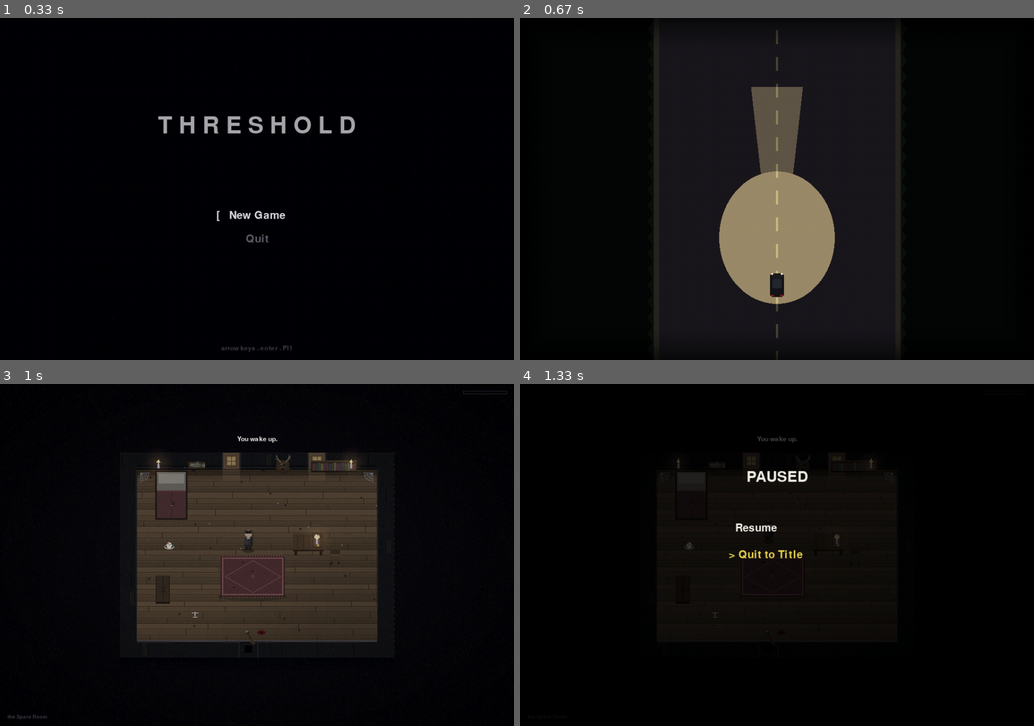
Above: before the commit, frames 1-4 (two rows, left to right).
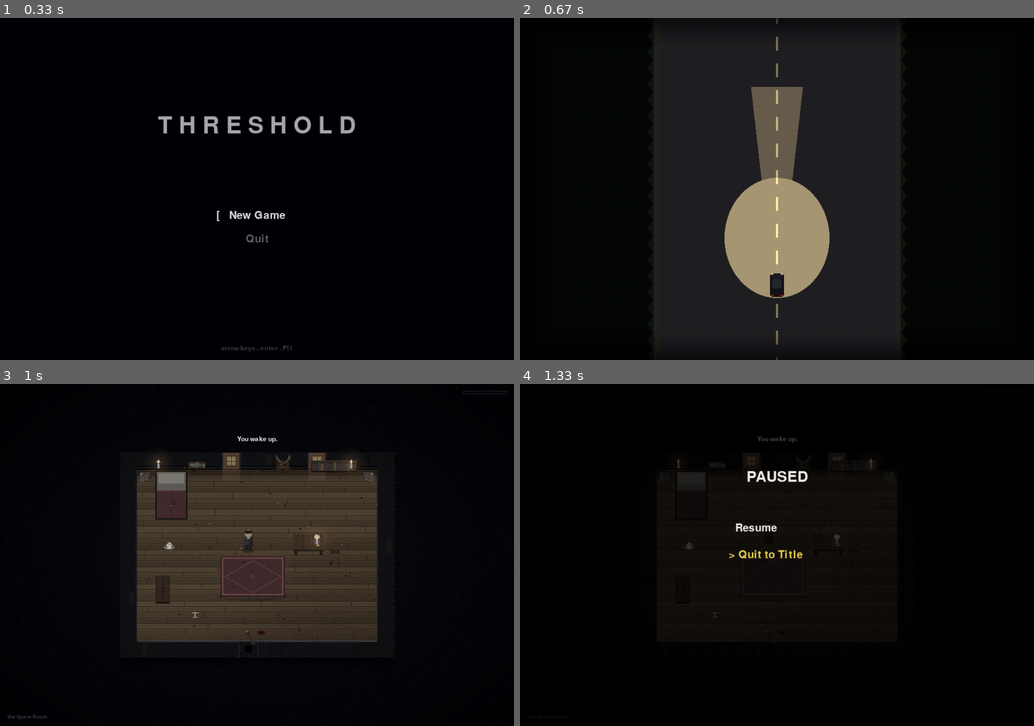
Above: after the commit, the same moments.

Repository: AV-ASU/Threshold
Game: pygame game, started from main.py
The game is run twice, just before and just after one commit, with the same random seed, the same clock (stepped at 60 frames per second) and the same inputs.
Inputs:
- Up to frame 1 (0.33 s): no input
- Up to frame 2 (0.67 s): tap Enter at 0.33 s
- Up to frame 3 (1 s): hold Esc from 0.67 s (still down); hold Up from 0.67 s (still down)
- Up to frame 4 (1.33 s): release Esc at 1.13 s; release Up at 1.13 s; hold Esc from 1.22 s (still down); hold Up from 1.22 s (still down)

Frame 1 is identical in both runs. In frame 2, 1.5% of the frame differs, in the area x 38-62%, y 0-100%; in frame 3, nothing differs; in frame 4, nothing differs.

Commit message:
Opening slice 2: stalls, tap-to-restart, the fatal stall, light dies
The drive is now a phase machine (roll/stall/dead): it rolls, the engine
stalls a couple of times -- you tap to restart and it lurches back on --
then the fatal stall at the journey's end won't catch, and it's dead
(holds, then hands off to the bedroom). Speed eases, so the car coasts
and lurches rather than snapping. The headlights are the only light for
miles, so the WHOLE scene dims as the engine stalls and gutters to
near-black when it dies -- the car's own headlights die with it; the
taillights (battery) stay. Tap-to-restart and ESC-skip share the input.

https://claude.ai/code/session_01VycMERZS1UeUMS2GbJZYnH

Diff:
--- a/systems/game.py
+++ b/systems/game.py
@@ -209,8 +209,11 @@
 # "opening"): the PI's car rolling into Brimley at night, hours from anyone
 # in the northern dark, until the engine dies at the Arcadia Lodge. ESC skips
 # it silently, with no on-screen tell.
-OPENING_DUR = 7.0             # slice 1: fixed auto-drive before the hand-off
 OPENING_SCROLL_SPEED = 220.0  # px/sec the road scrolls -- the sense of speed
+OPENING_ROLL_DUR = 2.6        # seconds rolling between stalls
+OPENING_STALL_TIMEOUT = 4.5   # auto-restart if the player never taps (no softlock)
+OPENING_DEAD_HOLD = 3.0       # the final dead beat before the hand-off
+OPENING_STALLS = 2            # normal stalls; the one after is the fatal one
 
 # 80% combined-darkness cap. Full-screen black overlays
 # (visibility dip, apex wash, hide wash, YK vignette) decrement
@@ -260,6 +263,10 @@
         self.state = "title"   # title, opening, playing, paused, transition
         self._opening_t = 0.0
         self._opening_scroll = 0.0
+        self._opening_speed = 0.0
+        self._opening_phase = "roll"
+        self._opening_phase_t = 0.0
+        self._opening_stalls_left = OPENING_STALLS
         # Title-screen ambient: the wind drone, no melody. The title
         # is meant to feel cold and unresolved -- if the player hesitates
         # on the menu, all they hear is the same wind that lives in the
@@ -2420,80 +2427,131 @@
         the player silently skips it (ESC)."""
         self._opening_t = 0.0
         self._opening_scroll = 0.0
+        self._opening_speed = 0.0
+        self._opening_phase = "roll"          # roll | stall | dead
+        self._opening_phase_t = 0.0
+        self._opening_stalls_left = OPENING_STALLS
         self.state = "opening"
 
     def _tick_opening(self, dt):
         self._opening_t += dt
-        self._opening_scroll += OPENING_SCROLL_SPEED * dt
-        if self._opening_t >= OPENING_DUR:
-            self._end_opening()
+        self._opening_phase_t += dt
+        ph = self._opening_phase
+        # Speed eases toward full while rolling, toward 0 while stalled -- the
+        # car coasts to a stop and lurches back up rather than snapping.
+        target = OPENING_SCROLL_SPEED if ph == "roll" else 0.0
+        self._opening_speed += (target - self._opening_speed) * min(1.0, dt * 4.0)
+        self._opening_scroll += self._opening_speed * dt
+        if ph == "roll":
+            if self._opening_phase_t >= OPENING_ROLL_DUR:
+                self._opening_phase = "stall"
+                self._opening_phase_t = 0.0
+                self.audio.play("bump", 0.4)
+        elif ph == "stall":
+            if self._opening_phase_t >= OPENING_STALL_TIMEOUT:
+                self._opening_restart()        # don't softlock if they wait
+        elif ph == "dead":
+            if self._opening_phase_t >= OPENING_DEAD_HOLD:
+                self._end_opening()
+
+    def _opening_restart(self):
+        """A stall resolves: the engine catches and lurches on -- or, on the
+        fatal stall at the Lodge (no stalls left), it won't, and it's dead."""
+        if self._opening_phase != "stall":
+            return
+        if self._opening_stalls_left > 0:
+            self._opening_stalls_left -= 1
+            self._opening_phase = "roll"
+            self._opening_phase_t = 0.0
+            self._opening_speed = OPENING_SCROLL_SPEED * 0.7   # the lurch
+            self.audio.play("door_close", 0.4)
+        else:
+            self._opening_phase = "dead"
+            self._opening_phase_t = 0.0
+            self.audio.play("bump", 0.5)
 
     def _end_opening(self):
         """Hand the cold open off to the real start (reset, player, the
         bedroom wake). Called on completion or a silent ESC skip."""
         self._start_play()
 
-    def _draw_car(self, s, cx, cy):
-        """Top-down car, facing up the road (forward)."""
+    def _draw_car(self, s, cx, cy, light=1.0):
+        """Top-down car, facing up the road (forward). `light` dims the
+        headlights with the engine; the taillights stay (battery)."""
         body = pygame.Rect(cx - 13, cy - 22, 26, 44)
         pygame.draw.rect(s, (22, 20, 26), body, border_radius=5)
         pygame.draw.rect(s, (10, 9, 12), body, 1, border_radius=5)
         pygame.draw.rect(s, (30, 28, 34), (cx - 11, cy - 21, 22, 8), border_radius=2)
         pygame.draw.rect(s, (38, 40, 48), (cx - 9, cy - 12, 18, 18), border_radius=3)
-        pygame.draw.circle(s, (235, 228, 190), (cx - 9, cy - 21), 2)   # headlights
-        pygame.draw.circle(s, (235, 228, 190), (cx + 9, cy - 21), 2)
+        hl = (int(235 * light), int(228 * light), int(190 * light))
+        pygame.draw.circle(s, hl, (cx - 9, cy - 21), 2)                # headlights
+        pygame.draw.circle(s, hl, (cx + 9, cy - 21), 2)
         pygame.draw.rect(s, (140, 30, 24), (cx - 11, cy + 18, 5, 3))   # taillights
         pygame.draw.rect(s, (140, 30, 24), (cx + 6, cy + 18, 5, 3))
 
     def _draw_opening(self):
         """The night drive: a dark northern road scrolling past, pine walls
-        either side, the headlights reaching ahead, the car at the wheel.
-        Hours from anyone -- no other lights, no other cars."""
+        either side, the car at the wheel. The HEADLIGHTS are the only light
+        for miles -- so the whole scene is lit by them, and dims as the engine
+        stalls, guttering to near-black when it finally dies."""
         s = self.screen
         W, H = s.get_size()
-        s.fill((8, 9, 14))
         scroll = self._opening_scroll
+        spd = getattr(self, "_opening_speed", OPENING_SCROLL_SPEED)
+        sp_frac = max(0.0, min(1.0, spd / OPENING_SCROLL_SPEED))
+        ph = getattr(self, "_opening_phase", "roll")
+        # Headlight strength drives the whole scene's brightness.
+        light = 0.30 + 0.70 * sp_frac
+        if ph == "dead":
+            light = 0.08 + 0.10 * abs(math.sin(self._opening_t * 9.0))
+
+        def L(c):
+            return (int(c[0] * light), int(c[1] * light), int(c[2] * light))
+        s.fill(L((10, 11, 16)))
+        cx = W // 2
+        cy = int(H * 0.78) + int(math.sin(self._opening_t * 5.0) * 1.5 * sp_frac)
         road_w = int(W * 0.46)
-        rx0 = W // 2 - road_w // 2
-        # Dark pine walls flanking the road (remote, boreal, near-black).
+        rx0 = cx - road_w // 2
+        # Pine walls -- beyond the headlights, barely there even when lit.
         pygame.draw.rect(s, (6, 8, 7), (0, 0, rx0 - 10, H))
         pygame.draw.rect(s, (6, 8, 7), (rx0 + road_w + 10, 0, W - (rx0 + road_w + 10), H))
-        # Jagged pine tips along the inner edges, scrolling for parallax.
         toff = int(scroll * 0.6) % 36
+        tip = L((20, 26, 21))
         for side, ix in ((0, rx0 - 10), (1, rx0 + road_w + 10)):
             ty = -36 + toff
             while ty < H:
                 pts = ([(ix, ty), (ix - 11, ty + 18), (ix, ty + 36)] if side == 0
                        else [(ix, ty), (ix + 11, ty + 18), (ix, ty + 36)])
-                pygame.draw.polygon(s, (12, 16, 13), pts)
+                pygame.draw.polygon(s, tip, pts)
                 ty += 30
-        # Gravel shoulders + the road.
-        pygame.draw.rect(s, (40, 38, 33), (rx0 - 10, 0, 10, H))
-        pygame.draw.rect(s, (40, 38, 33), (rx0 + road_w, 0, 10, H))
-        pygame.draw.rect(s, (26, 24, 29), (rx0, 0, road_w, H))
+        # Road + gravel shoulders, lit by the headlights (scale with `light`).
+        pygame.draw.rect(s, L((46, 44, 38)), (rx0 - 10, 0, 10, H))
+        pygame.draw.rect(s, L((46, 44, 38)), (rx0 + road_w, 0, 10, H))
+        pygame.draw.rect(s, L((42, 39, 44)), (rx0, 0, road_w, H))
         # Scrolling centre dashes -- the only sense of speed.
-        period = 50
-        y = -period + int(scroll) % period
+        y = -50 + int(scroll) % 50
+        dash = L((158, 150, 104))
         while y < H:
-            pygame.draw.rect(s, (74, 70, 54), (W // 2 - 2, y, 4, 26))
-            y += period
-        # The car, low-centre, a slow idle bob.
-        cy = int(H * 0.78) + int(math.sin(self._opening_t * 5.0) * 1.5)
-        cx = W // 2
-        # Headlights: a soft warm pool fading up the road, plus two faint
-        # beams. The only light for miles.
+            pygame.draw.rect(s, dash, (cx - 2, y, 4, 26))
+            y += 50
+        # The warm headlight pool ahead -- a real radial falloff (alpha rises
+        # toward the centre), additive, scaled by `light`.
         glow = pygame.Surface((W, H), pygame.SRCALPHA)
-        for dx in (-8, 8):                                   # faint beams
-            pygame.draw.polygon(glow, (70, 62, 42, 24),
+        for dx in (-8, 8):
+            pygame.draw.polygon(glow, (70, 62, 42, int(26 * light)),
                                 [(cx + dx, cy - 18),
                                  (cx + dx - 40, cy - int(H * 0.58)),
                                  (cx + dx + 40, cy - int(H * 0.58))])
-        gx, gy = cx, cy - int(H * 0.14)                      # pool ahead of the car
-        for r in range(108, 6, -7):                          # soft radial falloff
-            pygame.draw.ellipse(glow, (130, 116, 76, 7),
-                                (gx - r, gy - int(r * 1.15), 2 * r, int(2 * r * 1.15)))
+        gx, gy = cx, cy - int(H * 0.14)
+        rings = 16
+        for i in range(rings, 0, -1):
+            r = int(112 * i / rings)
+            a = int(11 * (1 - i / rings) * light)            # brighter toward centre
+            if a > 0:
+                pygame.draw.ellipse(glow, (134, 120, 80, a),
+                                    (gx - r, gy - int(r * 1.15), 2 * r, int(2 * r * 1.15)))
         s.blit(glow, (0, 0), special_flags=pygame.BLEND_RGBA_ADD)
-        self._draw_car(s, cx, cy)
+        self._draw_car(s, cx, cy, light)
         # Heavy dark vignette -- the dark presses in from every edge.
         vig = pygame.Surface((W, H), pygame.SRCALPHA)
         for i in range(60):
@@ -2902,9 +2960,13 @@
         if self.state == "paused":
             self.pause_input(ev); return
         if self.state == "opening":
-            # Silent skip: ESC ends the cold open, with no on-screen tell.
-            if ev.type == pygame.KEYDOWN and ev.key == pygame.K_ESCAPE:
-                self._end_opening()
+            if ev.type == pygame.KEYDOWN:
+                if ev.key == pygame.K_ESCAPE:
+                    self._end_opening()            # silent skip, no on-screen tell
+                elif self._opening_phase == "stall":
+                    self._opening_restart()         # tap: the engine catches
+                elif self._opening_phase == "dead":
+                    self.audio.play("bump", 0.3)    # it just turns over
             return
         # THRESHOLD: during the closure sequence, only allow advancing
         # the dialog. Everything else (movement, interaction, save,
